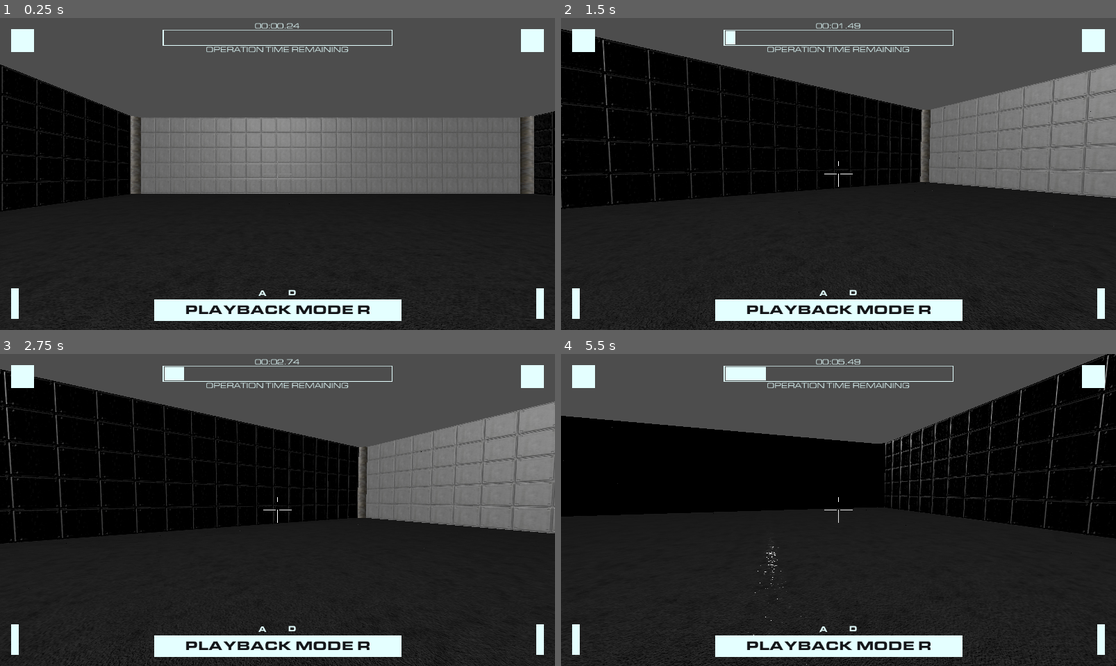
Above: before the commit, frames 1-4 (two rows, left to right).
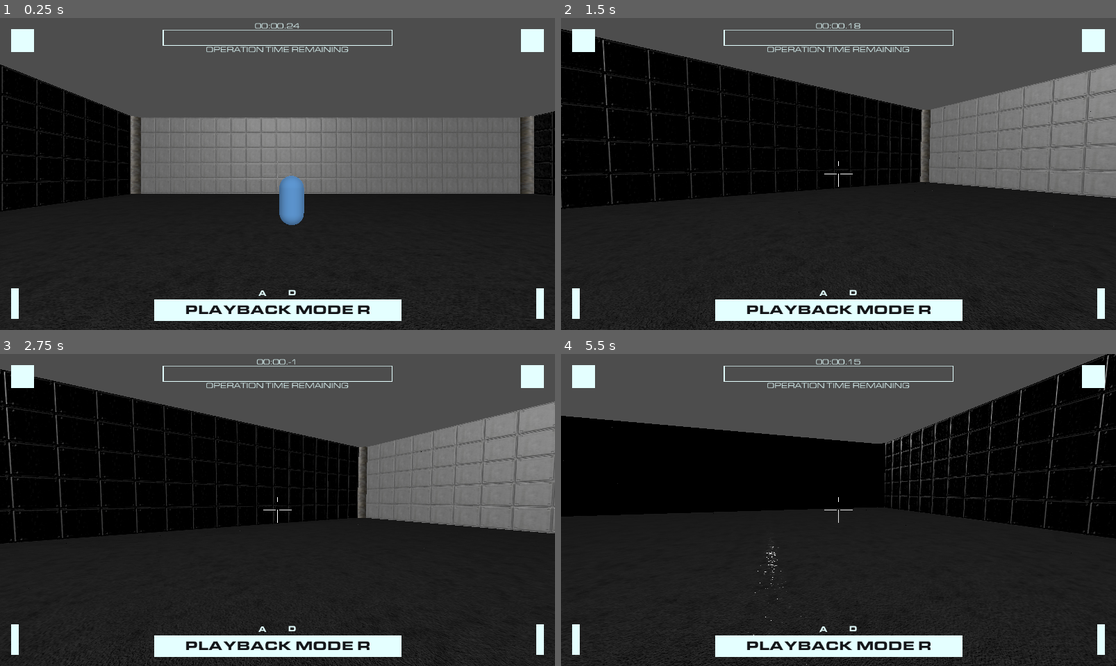
Above: after the commit, the same moments.

Repository: hadder10/Finished_game_2
Game: Godot game, scene res://Scenes/lvls/demo_level.tscn
The game is run twice, just before and just after one commit, with the same random seed, the same clock (stepped at 60 frames per second) and the same inputs. This scene is started directly instead of the project's main scene.
Inputs (mouse positions are in pixels of both pictures, inside the frame that each line leads up to):
- Up to frame 1 (0.25 s): no input
- Up to frame 2 (1.5 s): tap Enter (ui_accept) at 0.5, 0.77 s; move the mouse to (866, 174) at 0.52 s; hold Space (rewind) 0.53-1.28 s; hold W (move_forward) from 0.53 s (still down); move the mouse to (810, 174) at 1.27 s; click (810, 174) at 1.35 s
- Up to frame 3 (2.75 s): keep holding W (move_forward); tap Enter (ui_accept) at 1.52 s; tap Space (rewind) at 1.55 s; move the mouse to (288, 503) at 2.02 s; hold Space (rewind) from 2.03 s (still down)
- Up to frame 4 (5.5 s): keep holding W (move_forward); move the mouse to (832, 516) at 2.77 s; release Space (rewind) at 2.78 s; tap Tab at 2.85 s; tap Enter (ui_accept) at 3.02, 3.77, 4.52 s; tap Space (rewind) at 3.05, 4.55 s; move the mouse to (877, 513) at 3.52 s; hold Space (rewind) 3.53-4.28 s; move the mouse to (794, 506) at 4.27 s; click (794, 506) at 4.35 s; move the mouse to (844, 510) at 5.02 s; hold Space (rewind) from 5.03 s (still down)

The runs differ from the first frame. In frame 1, 0.6% of the frame differs, in the area x 50-55%, y 50-67%; in frame 2, 0.1%; in frame 3, 0.2%; in frame 4, 0.4%.

Commit message:
one scene more features

Diff:
--- a/Scenes/lvls/demo_level.tscn
+++ b/Scenes/lvls/demo_level.tscn
@@ -1,11 +1,20 @@
-[gd_scene load_steps=5 format=3 uid="uid://crinhcchne8bs"]
+[gd_scene load_steps=7 format=3 uid="uid://crinhcchne8bs"]
 
 [ext_resource type="MeshLibrary" uid="uid://bvavvmdsacdk3" path="res://Assets/tileset/fuck_me_in_ass_lib.tres" id="1_xky8m"]
 [ext_resource type="PackedScene" uid="uid://cm7wa4vj7af2q" path="res://Scenes/player/player_controller.tscn" id="2_h1sab"]
 [ext_resource type="PackedScene" uid="uid://l66esyv1u63" path="res://Scenes/ui/HUD.tscn" id="3_ngg04"]
 [ext_resource type="Script" path="res://Scenes/ui/scripts/countdown_test.gd" id="4_wh0lm"]
+[ext_resource type="PackedScene" uid="uid://bf8f45a25urks" path="res://Scenes/npc/npc.tscn" id="5_daegp"]
+[ext_resource type="PackedScene" uid="uid://bm0oysj3srqg4" path="res://Scenes/scripts/path_node.tscn" id="6_p6jbp"]
 
 [node name="demo_level" type="Node3D"]
+
+[node name="HUD_CONTROLLER" type="Node3D" parent="." node_paths=PackedStringArray("player", "countdownBar", "countdownLabel")]
+script = ExtResource("4_wh0lm")
+player = NodePath("../test_player")
+countdownBar = NodePath("../HUD/TimeLimitBar/TextureProgressBar")
+countdownLabel = NodePath("../HUD/TimeLimitBar/TimerLabel")
+timeLimit = 30.0
 
 [node name="GridMap" type="GridMap" parent="."]
 mesh_library = ExtResource("1_xky8m")
@@ -19,13 +28,30 @@
 
 [node name="HUD" parent="." instance=ExtResource("3_ngg04")]
 
-[node name="Node3D" type="Node3D" parent="." node_paths=PackedStringArray("countdownBar", "countdownLabel")]
-script = ExtResource("4_wh0lm")
-countdownBar = NodePath("../HUD/TimeLimitBar/TextureProgressBar")
-countdownLabel = NodePath("../HUD/TimeLimitBar/TimerLabel")
-timeLimit = 30.0
-
 [node name="DirectionalLight3D" type="DirectionalLight3D" parent="."]
 transform = Transform3D(1, 0, 0, 0, 0.942851, 0.333215, 0, -0.333215, 0.942851, 0, 13.4288, 0)
 
+[node name="NPC" parent="." node_paths=PackedStringArray("FIRST_ACTION_NODE") instance=ExtResource("5_daegp")]
+transform = Transform3D(1, 0, 0, 0, 1, 0, 0, 0, 1, 0, 1.43959, -7.95996)
+FIRST_ACTION_NODE = NodePath("../npc_path_node_START")
+SPEED = 3.0
+
+[node name="npc_path_node_START" parent="." node_paths=PackedStringArray("next") instance=ExtResource("6_p6jbp")]
+transform = Transform3D(1, 0, 0, 0, 1, 0, 0, 0, 1, 0, 1.5, -8.033)
+next = NodePath("../npc_path_node")
+
+[node name="npc_path_node" parent="." node_paths=PackedStringArray("next") instance=ExtResource("6_p6jbp")]
+transform = Transform3D(1, 0, 0, 0, 1, 0, 0, 0, 1, 19.0915, 1.5, -16)
+next = NodePath("../npc_path_node2")
+
+[node name="npc_path_node2" parent="." instance=ExtResource("6_p6jbp")]
+transform = Transform3D(1, 0, 0, 0, 1, 0, 0, 0, 1, -2.44292, 1.5, -15.7228)
+next = NodePath("")
+
+[connection signal="rewind_end" from="test_player" to="HUD_CONTROLLER" method="_on_test_player_rewind_end"]
+[connection signal="rewind_end" from="test_player" to="NPC" method="_on_test_player_rewind_end"]
+[connection signal="rewind_start" from="test_player" to="HUD_CONTROLLER" method="_on_test_player_rewind_start"]
+[connection signal="rewind_start" from="test_player" to="NPC" method="_on_test_player_rewind_start"]
+[connection signal="shot" from="test_player" to="NPC" method="_on_test_player_shot"]
+
 [editable path="HUD"]
--- a/Scenes/ui/scripts/countdown_test.gd
+++ b/Scenes/ui/scripts/countdown_test.gd
@@ -1,5 +1,6 @@
 extends Node
 
+@export var player : CharacterBody3D
 @export var countdownBar : TextureProgressBar
 @export var countdownLabel : Label
 @export var timeLimit : float
@@ -36,3 +37,12 @@
 			countdownBar.value = 100 * countdown / timeLimit
 		if countdownLabel:
 			countdownLabel.text = format_seconds(countdown)
+
+
+
+func _on_test_player_rewind_start():
+	reverse = true
+
+
+func _on_test_player_rewind_end():
+	reverse = false
Not shown: 6 places in Assets/tileset/fuck_me_in_ass_lib.tres that only renumber resources
